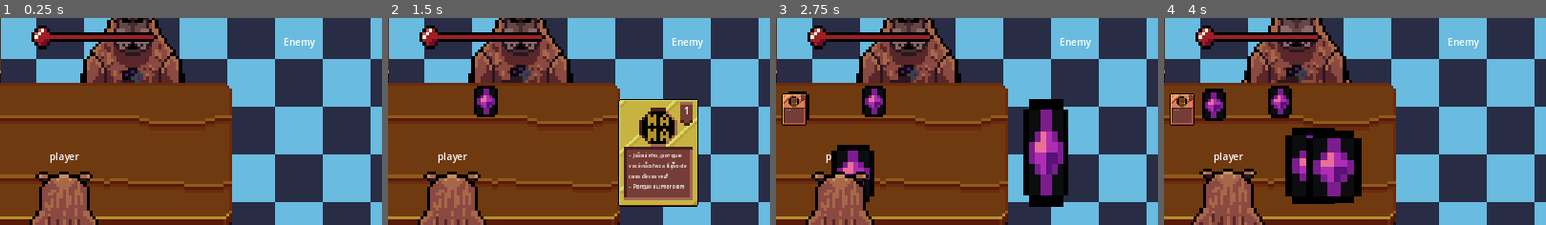
Above: before the commit, frames 1-4 (left to right).
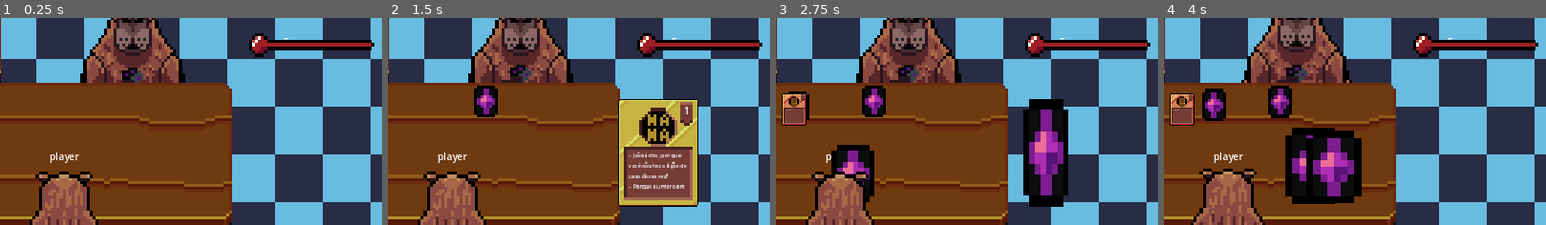
Above: after the commit, the same moments.

Repository: Buckviser/GameJam
Game: Godot game, scene res://scenes/battle_table.tscn
Same seed, same stepped clock (60 frames per second), same inputs: the game is played once before the commit and once after it.
Inputs (mouse positions are % of the whole screen's width and height, from its top left):
- Up to frame 1 (0.25 s): no input
- Up to frame 2 (1.5 s): click "End Turn" at 0.5 s; click "End Turn" at 1.25 s
- Up to frame 3 (2.75 s): click "End Turn" at 2 s
- Up to frame 4 (4 s): tap Enter at 2.75 s; move the mouse to (72, 43) at 2.77 s; tap Z at 2.85, 3.6 s; click (72, 43) at 2.92 s; tap Space at 3.02, 3.77 s; move the mouse to (30, 53) at 3.52 s; click (30, 53) at 3.67 s
The pictures show only the part of the screen within x 28-78%, y 42-92%; the shares and areas given below are measured in that part.

The runs differ from the first frame. In frame 1, 3.5% of the frame differs, in the area x 8-98%, y 3-19%; in frame 2, 3.5%; in frame 3, 3.5%; in frame 4, 3.5%.
Error in both runs: Invalid access to property or key 'card_owner' on a base object of type 'null instance'. (res://scenes/battle_table.tscn::GDScript_si2f6:120)

Commit message:
more sprites

Diff:
--- a/scenes/battle_table.tscn
+++ b/scenes/battle_table.tscn
@@ -534,10 +534,10 @@
 
 [node name="laugh_bar" type="Control" parent="gui/enemy_status"]
 anchors_preset = 0
-offset_left = 5.0
-offset_top = 3.0
-offset_right = 45.0
-offset_bottom = 43.0
+offset_left = 369.0
+offset_top = 16.0
+offset_right = 409.0
+offset_bottom = 56.0
 
 [node name="back" type="HBoxContainer" parent="gui/enemy_status/laugh_bar"]
 layout_mode = 0
Binary file added: sprites/AP.png
Not shown, added: sprites/AP.png.import
Binary file added: sprites/AP_ORB.png
Not shown, added: sprites/AP_ORB.png.import
